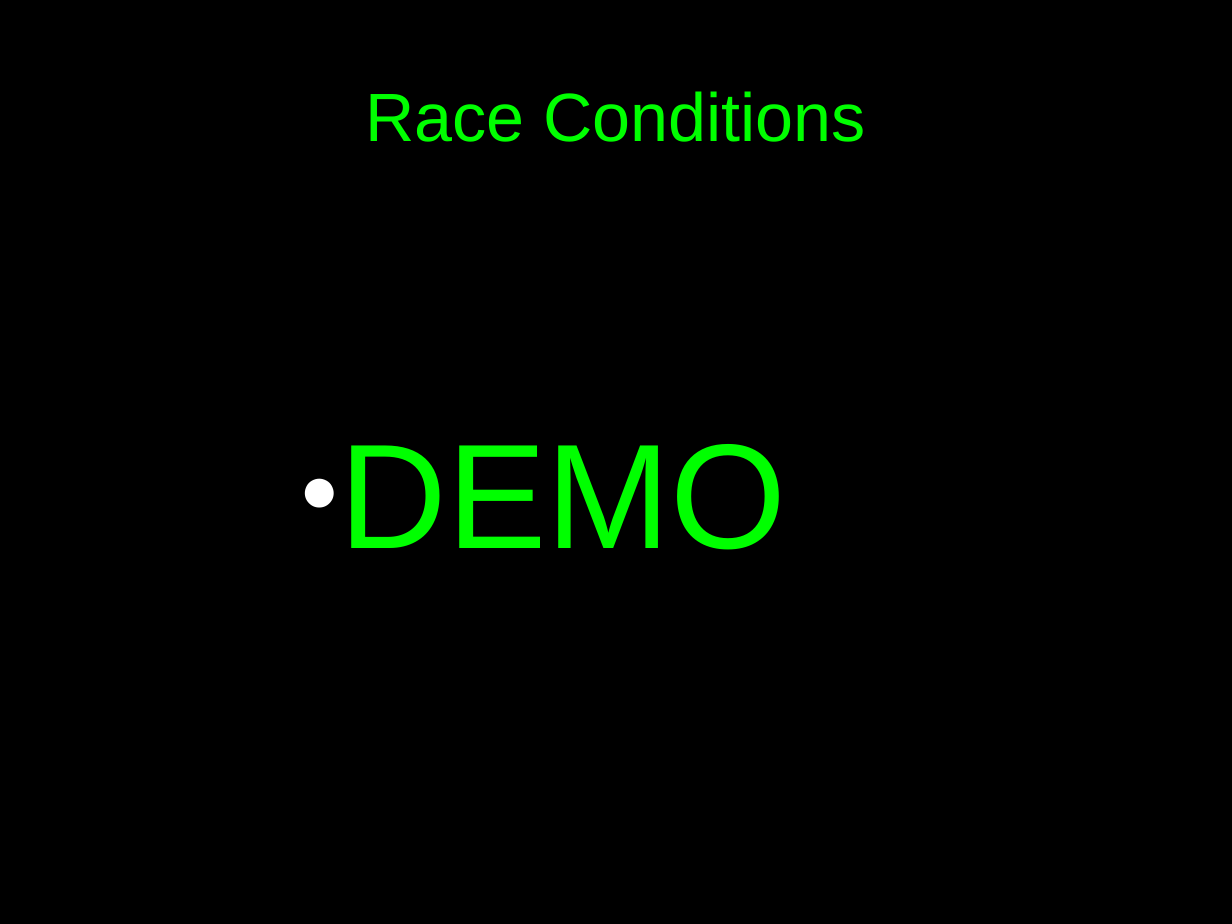
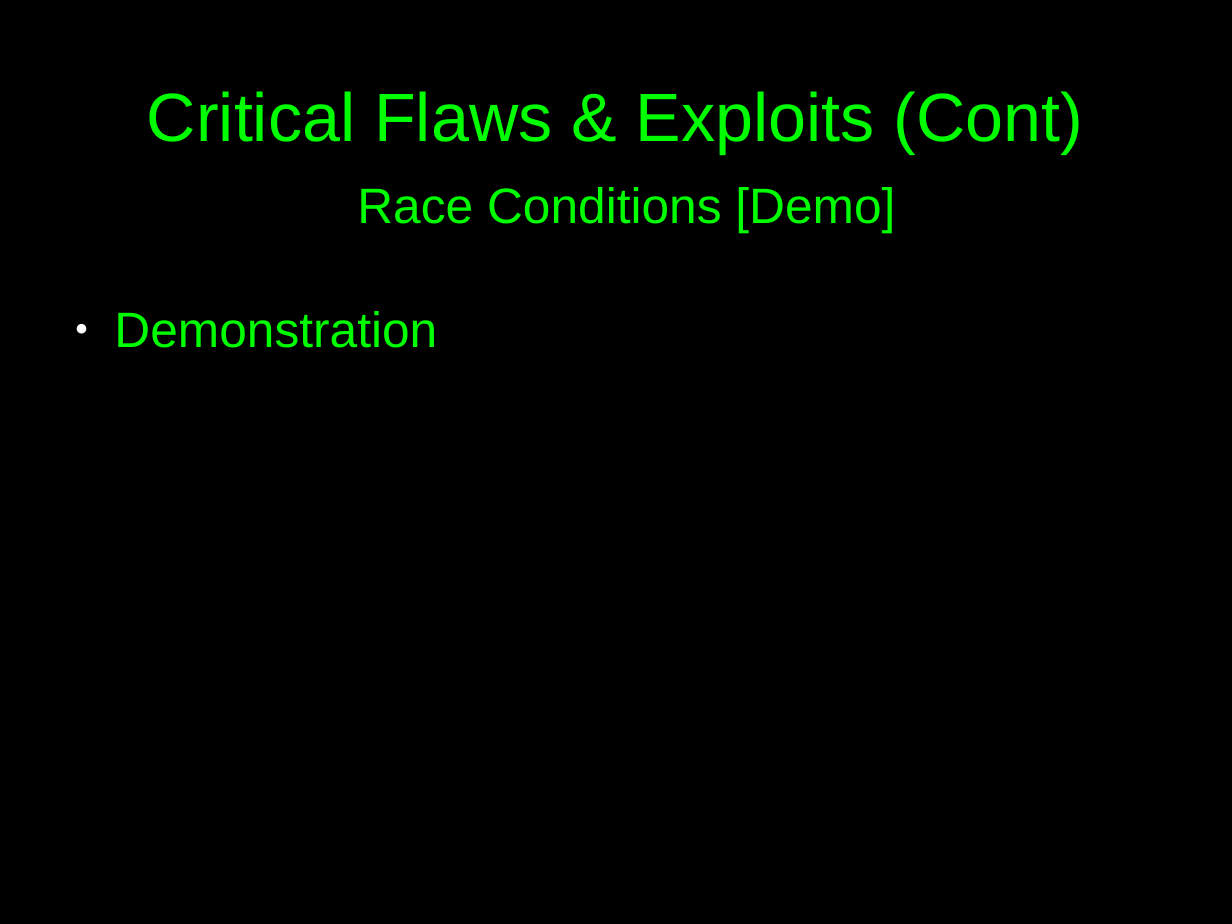
Before and after one commit to c00w/Crypto-Final-Project, a slide deck: slide 14 of Attack Presentation.odp (slide 11 before the commit). Drawn at 1232x924 pixels with LibreOffice and Linux fonts; fonts in the diff are those of the drawing. Boxes give left, top, right and bottom in pixels: in the first picture for what was removed or moved away, otherwise in the second. Text is boxed around its words. In the diff, an @@ line names an element or a change of style, - is before the commit and + after.

```diff
--- a/Attack Presentation.odp
+++ b/Attack Presentation.odp
@@ title at [147,91,1084,153]: text changed @@
-Race Conditions
+Critical Flaws & Exploits (Cont)
@@ text added at [357,187,895,232], 32 pt, text #00FF00 @@
+Race Conditions [Demo]
@@ text at [114,311,437,348]: text changed; size 96 to 32 pt @@
-        ● DEMO
+● Demonstration
```
Also in this commit, not shown: 5 other slides changed, 9 slides added, 6 slides removed, 2 other files.
